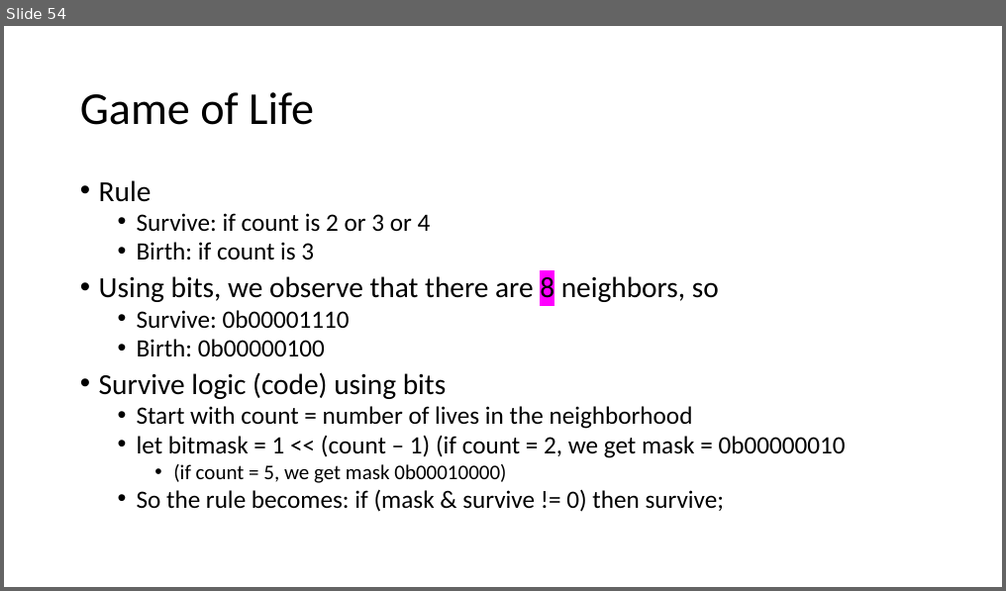
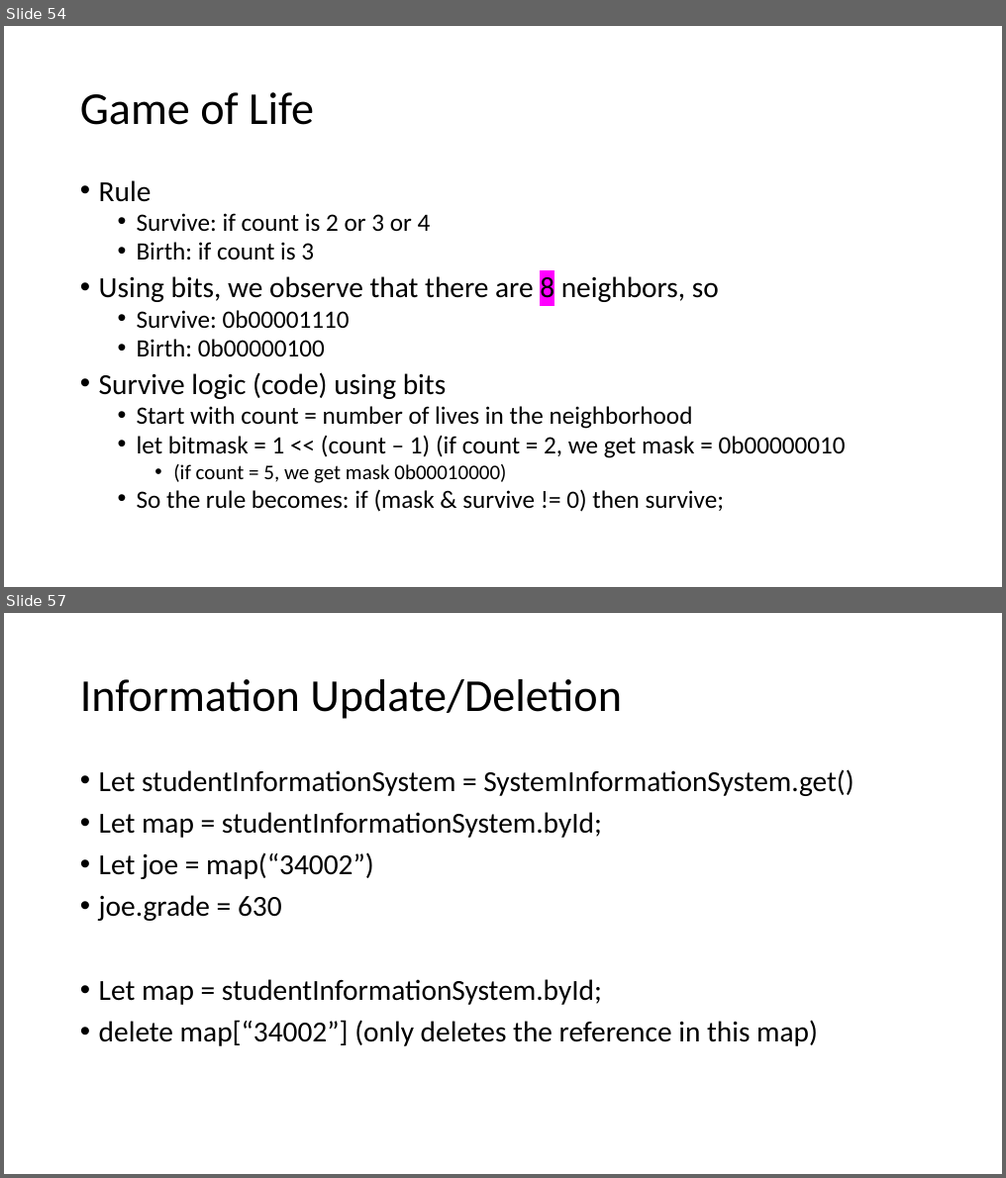
Before and after one commit to brianwhu/fun-in-js, a slide deck: documents/DataStructures.pptx. Shown one above the other, each under a label of ours: slide 54 before the commit, slides 54 and 57 after it; the slides between them are not shown. The pictures are 1006x591 and 1006x1178 pixels, drawn with LibreOffice and Linux fonts; fonts in the diff are those of the drawing. Boxes give left, top, right and bottom in pixels: in the first picture for what was removed or moved away, otherwise in the second. Text is boxed around its words. In the diff, an @@ line names an element or a change of style, - is before the commit and + after.

```diff
--- a/documents/DataStructures.pptx
+++ b/documents/DataStructures.pptx
@@ slide 57 added at [4,613,1002,1174], background #FFFFFF @@
@@ title added at [80,679,622,719], 44 pt, text #000000 @@
+Information Update/Deletion
@@ text added at [99,769,853,1047], 28 pt, text #000000 @@
+• Let studentInformationSystem = SystemInformationSystem.get()
+• Let map = studentInformationSystem.byId;
+• Let joe = map(“34002”)
+• joe.grade = 630
+• Let map = studentInformationSystem.byId;
+• delete map[“34002”] (only deletes the reference in this map)
```
Also in this commit, not shown: 2 slides changed, 6 other slides added.
